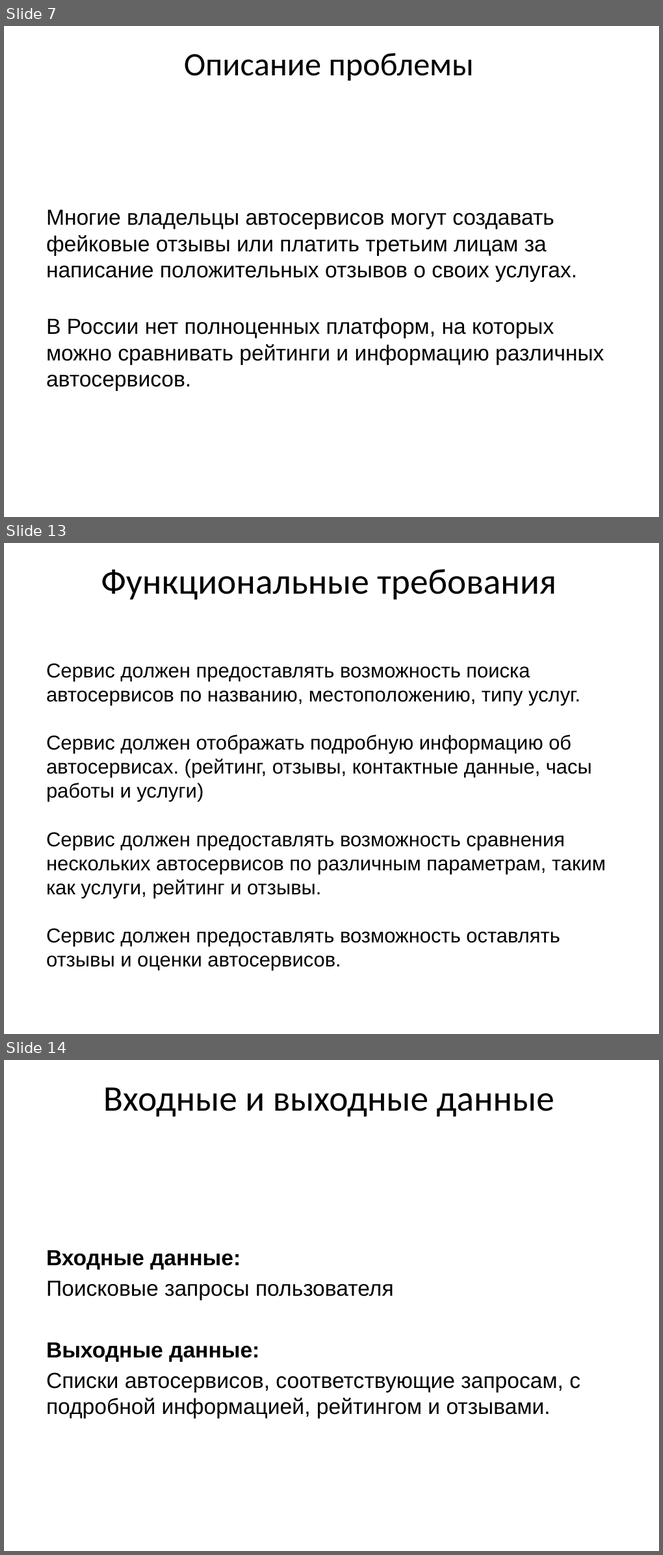
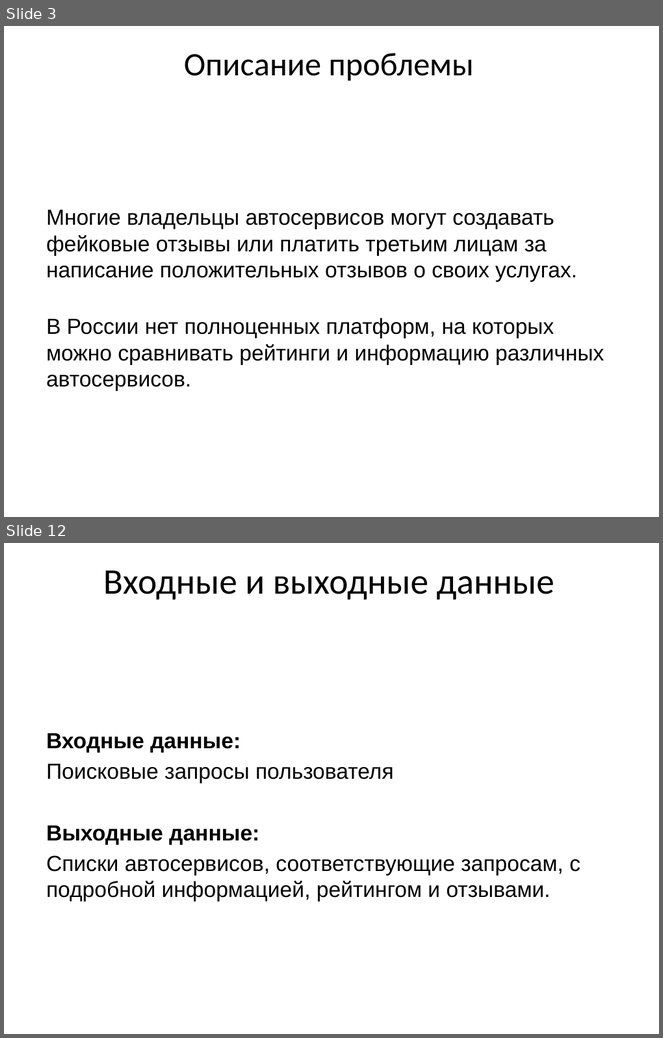
Before and after one commit to vadimgilka/-arRatingWebsite, a slide deck: Documentation/My documentation/Predzashita_Gailevich.pptx. Shown one above the other, each under a label of ours: slides 7, 13 and 14 before the commit, slides 3 and 12 after it; the slides between them are not shown. The pictures are 663x1555 and 663x1038 pixels, drawn with LibreOffice and Linux fonts; fonts in the diff are those of the drawing. Boxes give left, top, right and bottom in pixels: in the first picture for what was removed or moved away, otherwise in the second. Text is boxed around its words. In the diff, an @@ line names an element or a change of style, - is before the commit and + after.

```diff
--- a/Documentation/My documentation/Predzashita_Gailevich.pptx
+++ b/Documentation/My documentation/Predzashita_Gailevich.pptx
@@ slide 13 removed at (4, 543, 659, 1034), background #FFFFFF @@
@@ title removed at (101, 569, 556, 600) @@
-Функциональные требования
@@ subtitle removed at (46, 663, 606, 971) @@
-Сервис должен предоставлять возможность поиска автосервисов по названию, местоположению, типу услуг.
-Сервис должен отображать подробную информацию об автосервисах. (рейтинг, отзывы, контактные данные, часы работы и услуги)
-Сервис должен предоставлять возможность сравнения нескольких автосервисов по различным параметрам, таким как услуги, рейтинг и отзывы.
-Сервис должен предоставлять возможность оставлять отзывы и оценки автосервисов.
@@ what was slide 7 is now slide 3 @@
@@ what was slide 14 is now slide 12 @@
```
Also in this commit, not shown: 9 slides changed, 1 slide added, 2 other slides removed.
